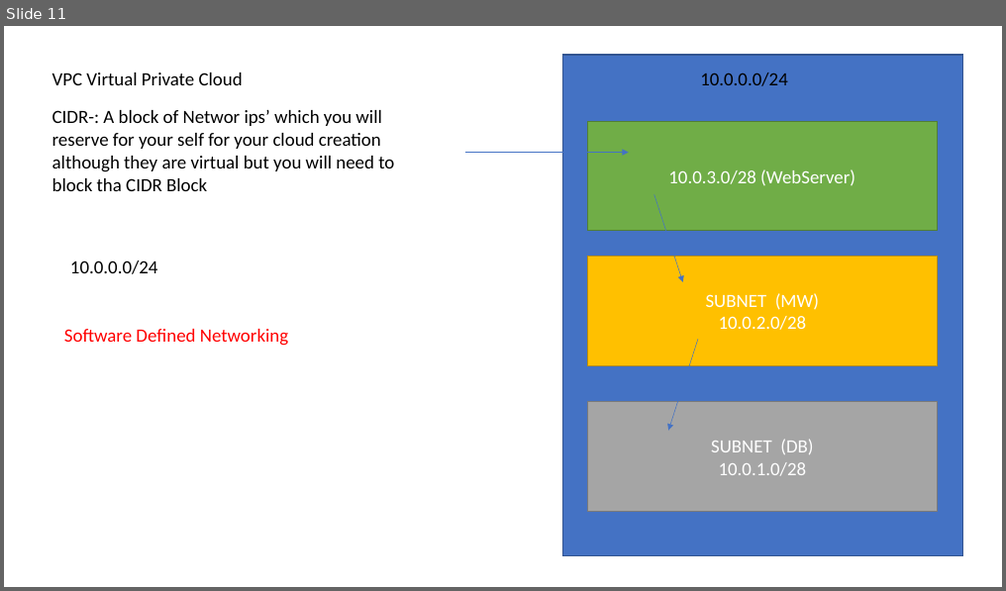
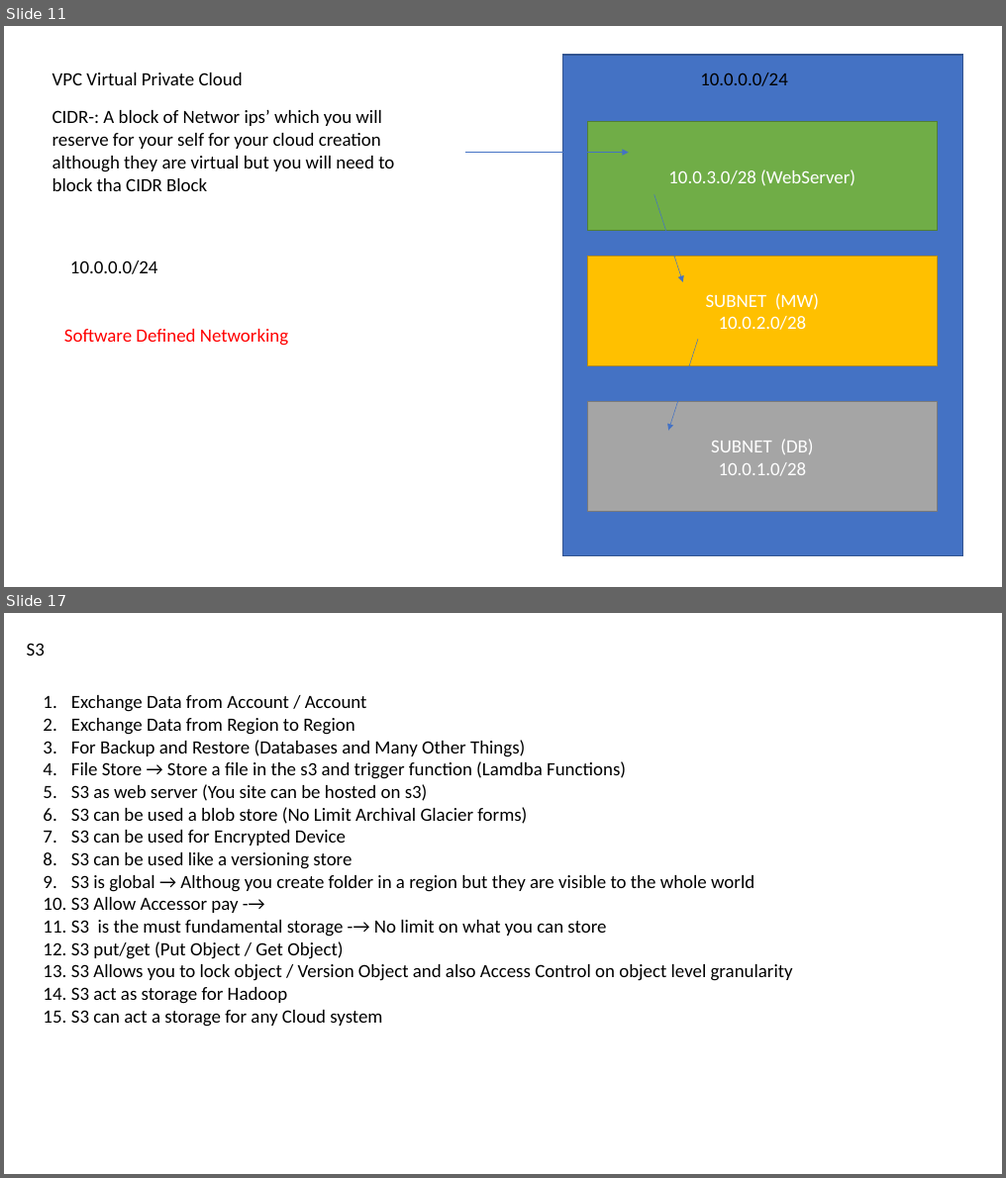
Before and after one commit to nileshdevdas/smcloudbasics, a slide deck: Day-1_BasicCloud.pptx. Shown one above the other, each under a label of ours: slide 11 before the commit, slides 11 and 17 after it; the slides between them are not shown. The pictures are 1006x591 and 1006x1178 pixels, drawn with LibreOffice and Linux fonts; fonts in the diff are those of the drawing. Boxes give left, top, right and bottom in pixels: in the first picture for what was removed or moved away, otherwise in the second. Text is boxed around its words. In the diff, an @@ line names an element or a change of style, - is before the commit and + after.

Commit message:
d2,d3

```diff
--- a/Day-1_BasicCloud.pptx
+++ b/Day-1_BasicCloud.pptx
@@ slide 17 added at <box>4,613,1002,1174</box>, background #FFFFFF @@
@@ text added at <box>27,643,45,656</box>, 18 pt, text #000000 @@
+S3
@@ text added at <box>71,695,793,1027</box>, 18 pt, text #000000 @@
+1. Exchange Data from Account / Account
+2. Exchange Data from Region to Region
+3. For Backup and Restore (Databases and Many Other Things)
+4. File Store → Store a file in the s3 and trigger function (Lamdba Functions)
+5. S3 as web server (You site can be hosted on s3)
+6. S3 can be used a blob store (No Limit Archival Glacier forms)
+7. S3 can be used for Encrypted Device
+8. S3 can be used like a versioning store
+9. S3 is global → Althoug you create folder in a region but they are visible to the whole world
+10. S3 Allow Accessor pay -→
+11. S3 is the must fundamental storage -→ No limit on what you can store
+12. S3 put/get (Put Object / Get Object)
+13. S3 Allows you to lock object / Version Object and also Access Control on object level granularity
+14. S3 act as storage for Hadoop
+15. S3 can act a storage for any Cloud system
```
Also in this commit, not shown: 5 other slides added.
